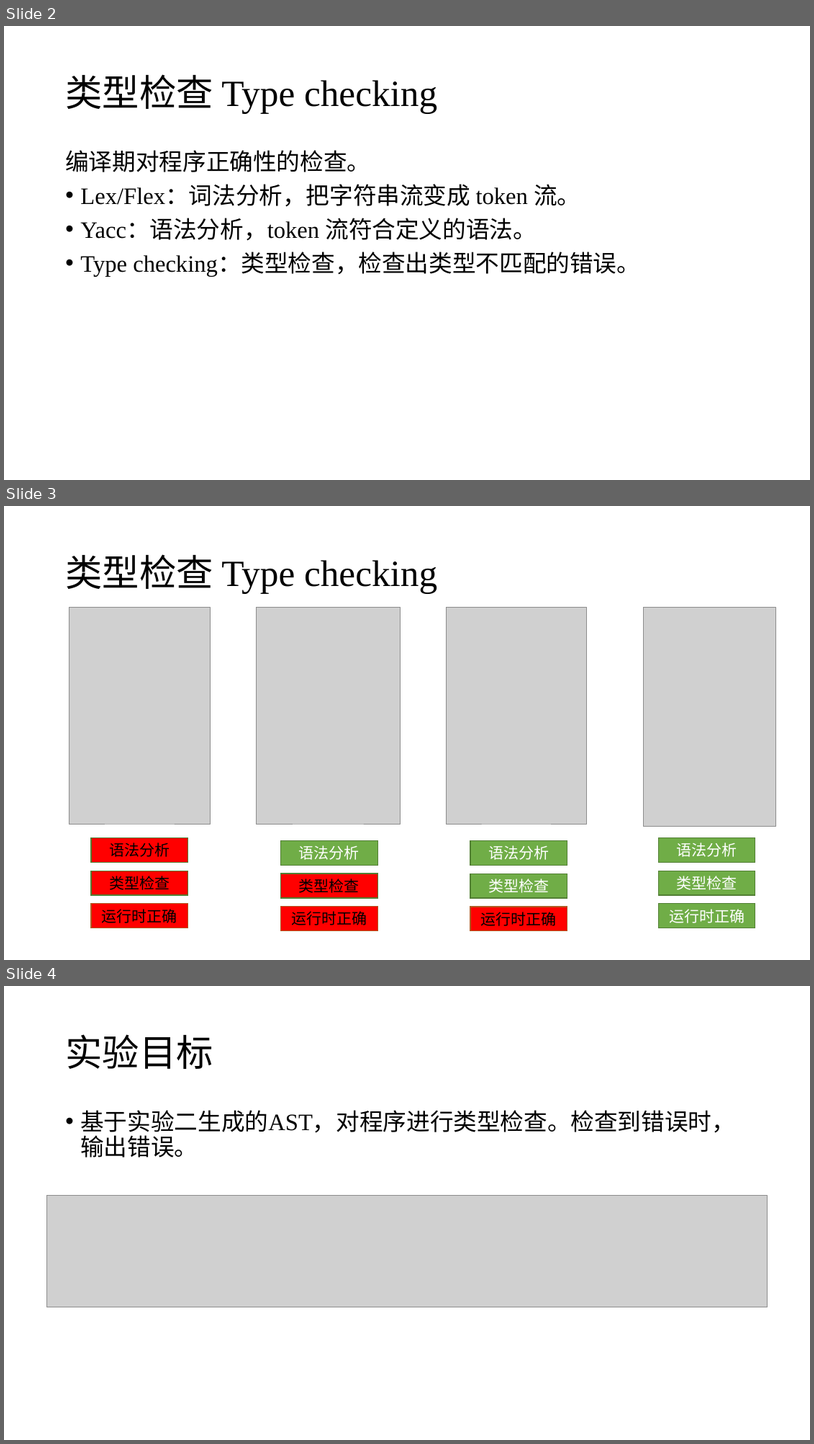
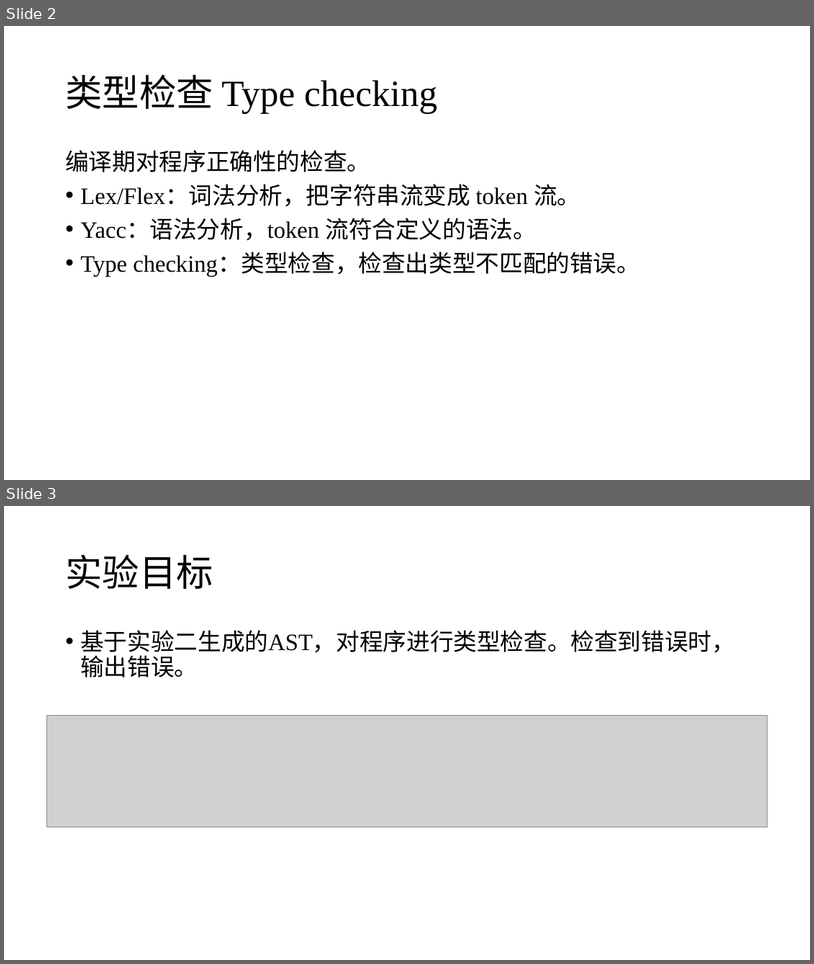
Before and after one commit to hxuhack/compiler_project, a slide deck: doc/Assignment3_TypeCheck.pptx. Shown one above the other, each under a label of ours: slides 2, 3 and 4 before the commit, slides 2 and 3 after it. The pictures are 814x1444 and 814x964 pixels, drawn with LibreOffice and Linux fonts; fonts in the diff are those of the drawing; grey boxes stand for pictures. Boxes give left, top, right and bottom in pixels: in the first picture for what was removed or moved away, otherwise in the second. Text is boxed around its words. In the diff, an @@ line names an element or a change of style, - is before the commit and + after.

```diff
--- a/doc/Assignment3_TypeCheck.pptx
+++ b/doc/Assignment3_TypeCheck.pptx
@@ slide 3 removed at box(4, 506, 810, 960), background #FFFFFF @@
@@ title removed at box(65, 554, 437, 593) @@
-类型检查 Type checking
@@ picture removed at box(70, 608, 211, 824) @@
@@ picture removed at box(256, 608, 400, 824) @@
@@ picture removed at box(446, 608, 587, 824) @@
@@ picture removed at box(643, 608, 777, 826) @@
@@ rectangle removed at box(91, 838, 188, 862) @@
-语法分析
@@ rectangle removed at box(281, 841, 378, 865) @@
-语法分析
@@ rectangle removed at box(471, 841, 567, 865) @@
-语法分析
@@ rectangle removed at box(658, 838, 756, 862) @@
-语法分析
@@ rectangle removed at box(91, 871, 188, 895) @@
-类型检查
@@ rectangle removed at box(658, 871, 756, 895) @@
-类型检查
@@ rectangle removed at box(281, 873, 378, 898) @@
-类型检查
@@ rectangle removed at box(471, 873, 567, 898) @@
-类型检查
@@ rectangle removed at box(91, 903, 188, 928) @@
-运行时正确
@@ rectangle removed at box(281, 906, 378, 931) @@
-运行时正确
@@ rectangle removed at box(471, 906, 567, 931) @@
-运行时正确
@@ rectangle removed at box(658, 903, 756, 928) @@
-运行时正确
@@ what was slide 4 is now slide 3 @@
```
